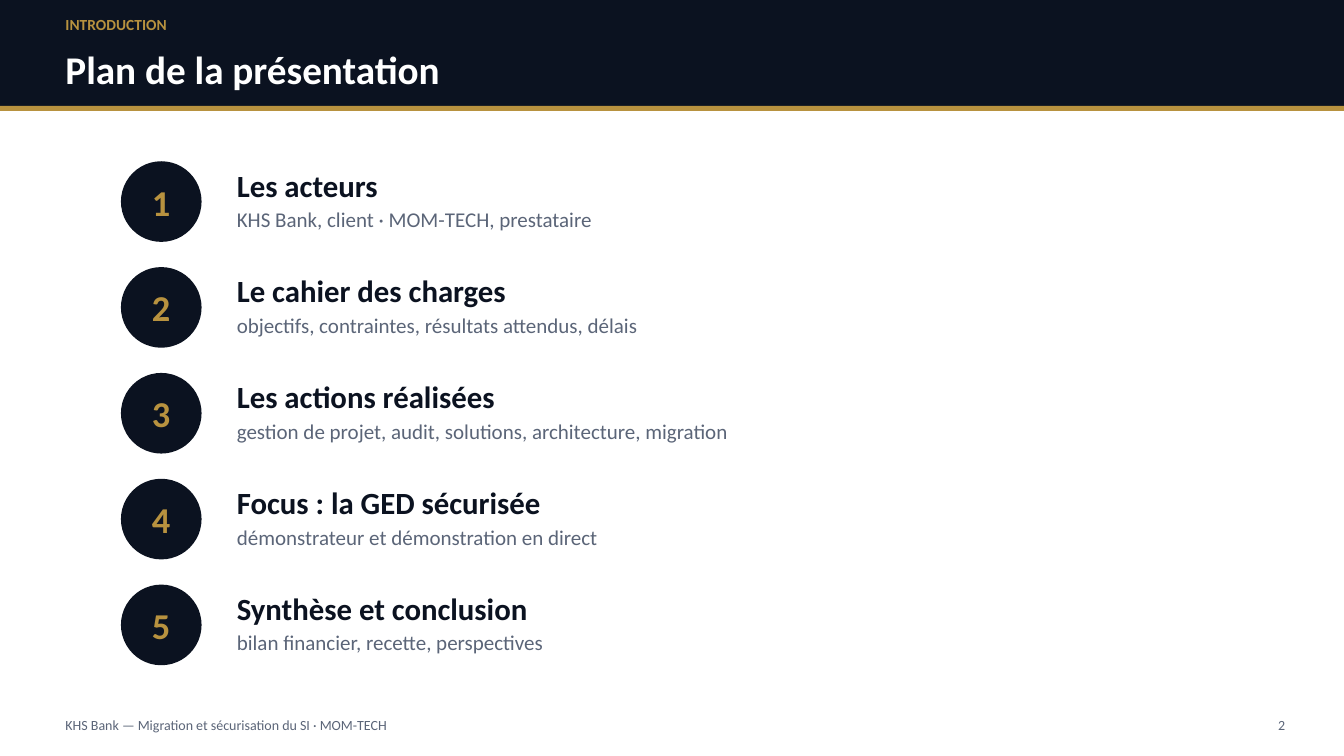
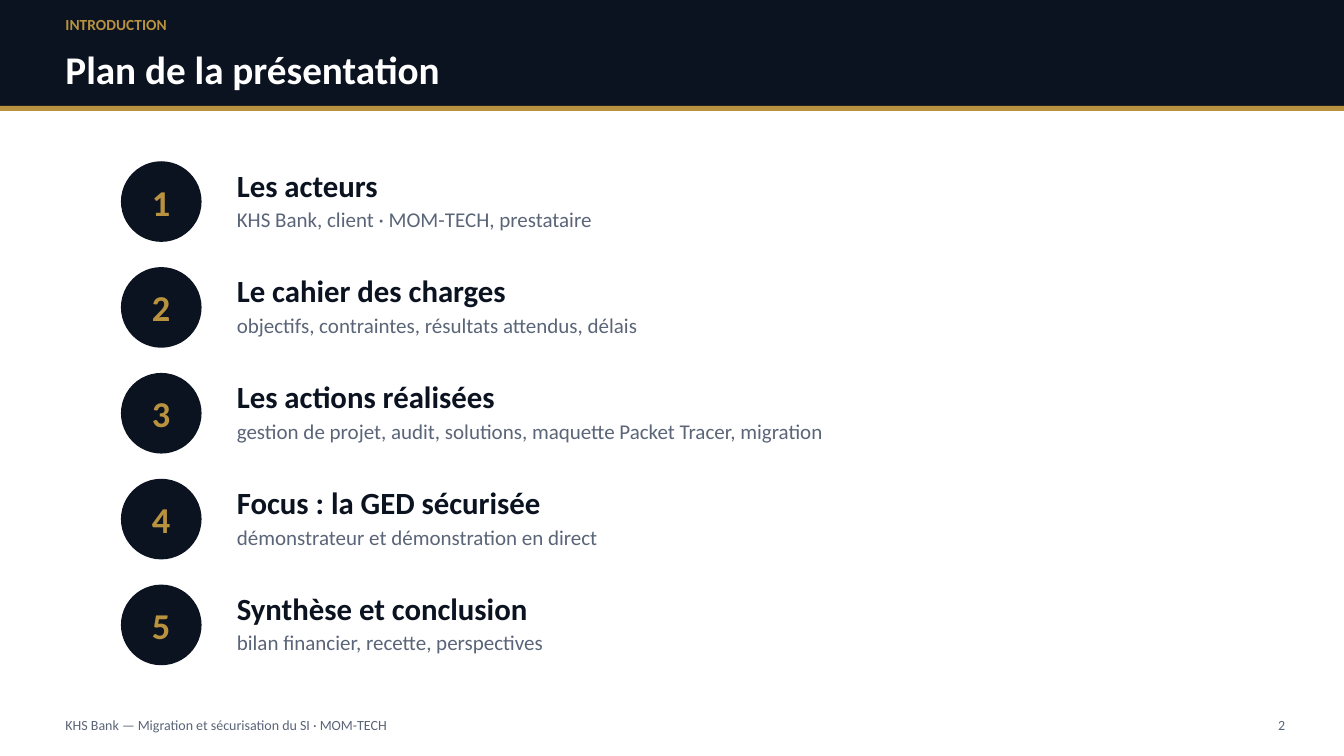
Before and after one commit to ngonomessi-cmd/projet-fin-etude, a slide deck: slide 2 of soutenance/Soutenance_KHS_Bank_MOM-TECH.pptx. Drawn at 1344x756 pixels with LibreOffice and Linux fonts; fonts in the diff are those of the drawing. Boxes give left, top, right and bottom in pixels: in the first picture for what was removed or moved away, otherwise in the second. Text is boxed around its words. In the diff, an @@ line names an element or a change of style, - is before the commit and + after.

```diff
--- a/soutenance/Soutenance_KHS_Bank_MOM-TECH.pptx
+++ b/soutenance/Soutenance_KHS_Bank_MOM-TECH.pptx
@@ text at (237,424,822,443): text changed @@
-gestion de projet, audit, solutions, architecture, migration
+gestion de projet, audit, solutions, maquette Packet Tracer, migration
```
Also in this commit, not shown: 7 other slides changed, 2 slides added, 9 other files.
